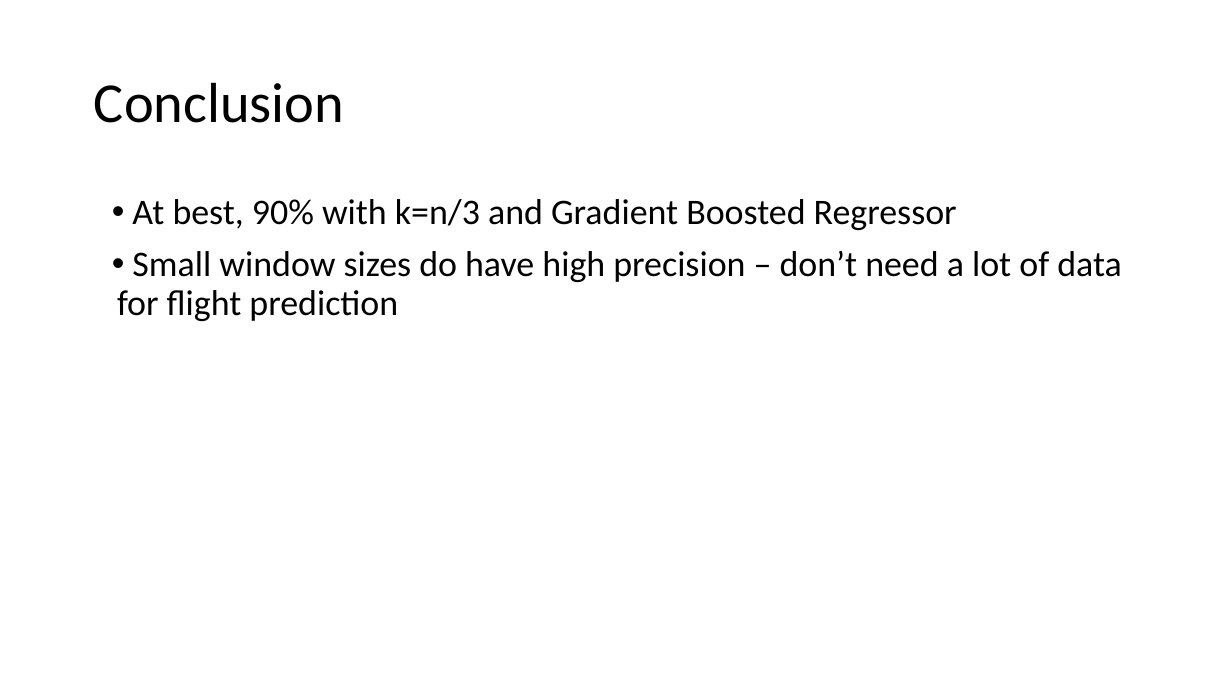
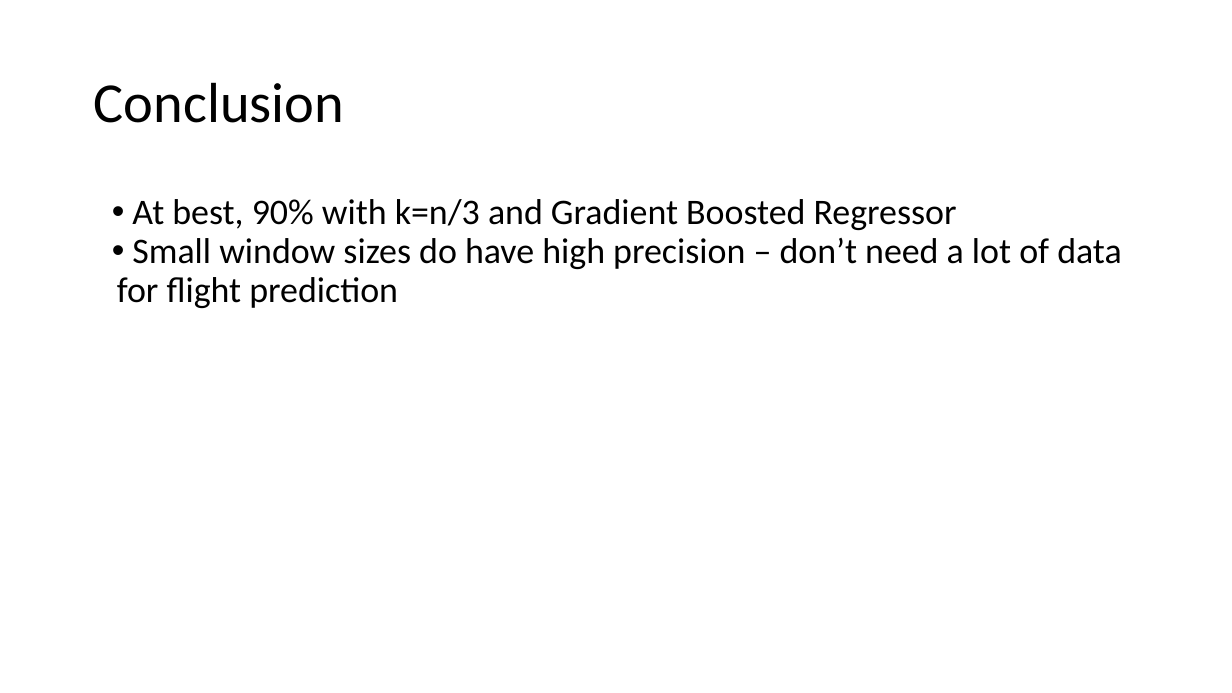
Before and after one commit to stbman/cs5228, a slide deck: slide 20 of report/Group34_Proposal_FinalPres.pptx. Drawn at 1232x693 pixels with LibreOffice and Linux fonts; fonts in the diff are those of the drawing. Boxes give left, top, right and bottom in pixels: in the first picture for what was removed or moved away, otherwise in the second. Text is boxed around its words. In the diff, an @@ line names an element or a change of style, - is before the commit and + after.

```diff
--- a/report/Group34_Proposal_FinalPres.pptx
+++ b/report/Group34_Proposal_FinalPres.pptx
@@ text "At best, 90% with k=n/3 ..." at (x1=117, y1=199, x2=1122, y2=308): less space between paragraphs @@
```
Also in this commit, not shown: 11 other slides changed, 1 slide added, 1 slide removed, 6 other files.
